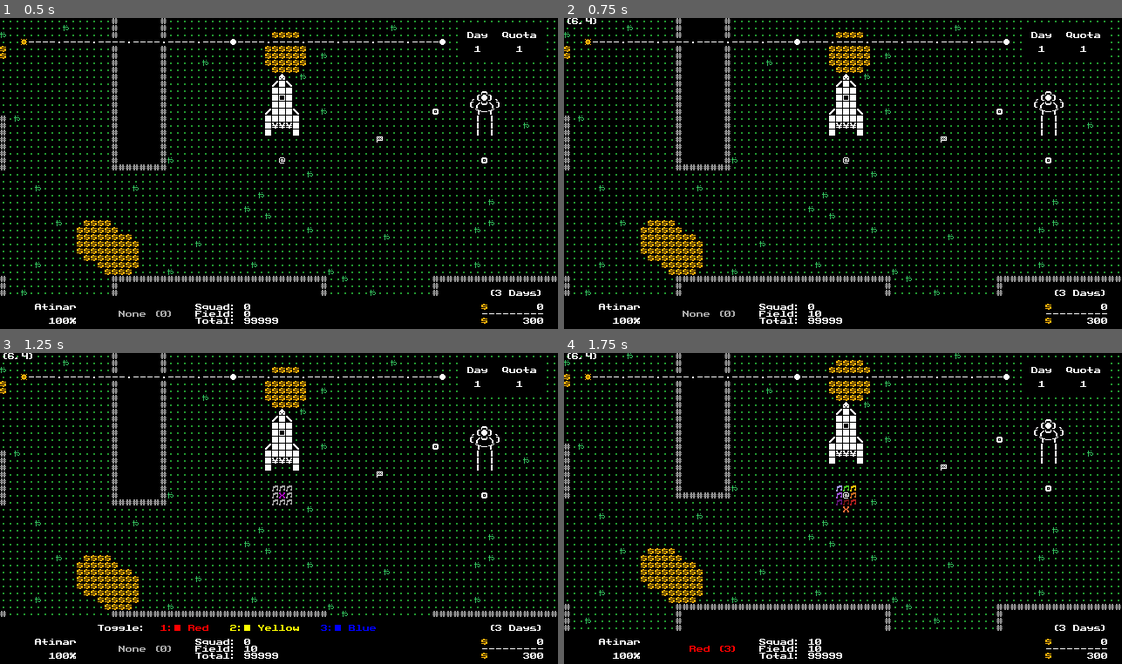
Above: before the commit, frames 1-4 (two rows, left to right).
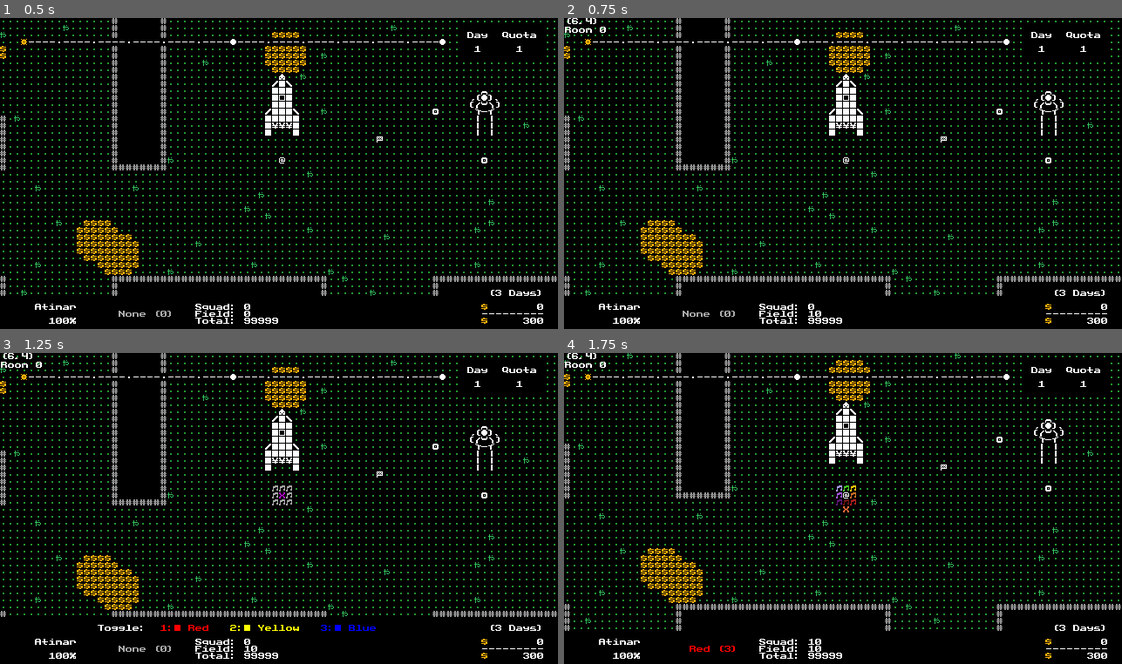
Above: after the commit, the same moments.

Repository: w00tyd00d/Roguemin
Game: Godot game, scene res://prefabs/main.tscn
Two runs of this game, one before a commit and one after it. Both use one fixed random seed, a clock stepped at 60 frames per second and the inputs below.
Inputs (mouse positions are in pixels of both pictures, inside the frame that each line leads up to):
- Up to frame 1 (0.5 s): no input
- Up to frame 2 (0.75 s): tap Enter (c_confirm) at 0.5 s; move the mouse to (843, 157) at 0.52 s; hold E (c_cycle_right) from 0.53 s (still down); tap F (c_throw) at 0.6 s; click (843, 157) at 0.67 s
- Up to frame 3 (1.25 s): keep holding E (c_cycle_right); tap W (c_whistle) at 0.8 s
- Up to frame 4 (1.75 s): tap Enter (c_confirm) at 1.25 s; move the mouse to (731, 524) at 1.27 s; release E (c_cycle_right) at 1.28 s; hold Down (c_down) from 1.28 s (still down); tap W (c_whistle) at 1.35 s; tap F (c_throw) at 1.55 s

Frame 1 is identical in both runs. In frame 2, less than 0.1% of the frame differs, in the area x 0-8%, y 2-5%; in frame 3, less than 0.1%; in frame 4, less than 0.1%.

Commit message:
Fixed Home Base room not properly setting its exits

Diff:
--- a/scripts/world/debug_viewport.gd
+++ b/scripts/world/debug_viewport.gd
@@ -4,8 +4,12 @@
     var world := GameState.world
     var grid_pos := Vector2i(world.get_global_mouse_position() / Vector2(Globals.TILE_SIZE))
     var chunk_pos := grid_pos / Globals.CHUNK_SIZE
+    var room := world.get_chunk(chunk_pos).room
+    var debug_str := "({0},{1})".format([chunk_pos.x, chunk_pos.y])
+    if room:
+        debug_str += "\nRoom {0}".format([room.id])
 
-    GameState.update_debug_info.emit("({0},{1})".format([chunk_pos.x, chunk_pos.y]))
+    GameState.update_debug_info.emit(debug_str)
 
     if event.is_action_pressed(&"d_left_click"):
         for i in 10:
--- a/scripts/world/factory/world_architect.gd
+++ b/scripts/world/factory/world_architect.gd
@@ -9,7 +9,7 @@
 
 # Marked chunks to spawn walkers at when ready to make paths (outside of room)
 # The bool represents if the walker is connected to the main path or not
-var _marked_chunks : Dictionary[World.Chunk, bool] = {}
+var _marked_for_walker : Dictionary[World.Chunk, bool] = {}
 
 
 func run(world: World) -> void:
@@ -38,7 +38,8 @@
     var base_y := RNG.randi_range(2, world.size.y-4)
 
     _place_room(world, Vector2i(base_x, base_y), Rooms.HOME_BASE)
-    world.rooms[0].open = true
+    var base_room := world.rooms[0]
+    base_room.open = true
 
     # HARD CODED EXITS FOR NOW, MAY CHANGE IN THE FUTURE
     var top := world.get_chunk(Vector2i(base_x+1, base_y))
@@ -46,15 +47,15 @@
     var bot := world.get_chunk(Vector2i(base_x+1, base_y+1))
     var rgt := world.get_chunk(Vector2i(base_x+2, base_y+1))
 
-    top.add_edge(Direction.north, Type.Edge.PATH)
-    lft.add_edge(Direction.west, Type.Edge.PATH)
-    bot.add_edge(Direction.south, Type.Edge.PATH)
-    rgt.add_edge(Direction.east, Type.Edge.PATH)
-
-    _marked_chunks[top.get_neighbor(Direction.north)] = true
-    _marked_chunks[lft.get_neighbor(Direction.west)] = true
-    _marked_chunks[bot.get_neighbor(Direction.south)] = true
-    _marked_chunks[rgt.get_neighbor(Direction.east)] = true
+    base_room.set_exit(Direction.north, top)
+    base_room.set_exit(Direction.west, lft)
+    base_room.set_exit(Direction.south, bot)
+    base_room.set_exit(Direction.east, rgt)
+
+    _marked_for_walker[top.get_neighbor(Direction.north)] = true
+    _marked_for_walker[lft.get_neighbor(Direction.west)] = true
+    _marked_for_walker[bot.get_neighbor(Direction.south)] = true
+    _marked_for_walker[rgt.get_neighbor(Direction.east)] = true
 
     var home_chunk := world.get_chunk(Vector2i(base_x, base_y))
     Rooms.HOME_BASE.run_context_procedures(world, home_chunk.start)
@@ -96,7 +97,9 @@
         while exit_count > 0 and sides_left.size() > 0:
             var dir := sides_left[-1]
 
-            if room.exits.has(dir):
+            assert(not dir.is_diagonal)
+
+            if room.has_exit(dir):
                 sides_left.pop_back()
                 exit_count -= 1
                 continue
@@ -115,8 +118,8 @@
             if chunk.room.open:
                 break
 
-        var dirs := Direction.get_all()
-        dirs.shuffle()
+        #var dirs := Direction.get_all()
+        var dirs := Direction.get_cardinal(true)
 
         for dir in dirs:
             if dir in room.exits: continue
@@ -129,13 +132,14 @@
     # Add path edges to declared exits within each room
     for id in world.rooms:
         var room := world.rooms[id]
-        for dir in room.exits:
+        for vec in room.exits:
+            var dir := Direction.by_pattern(vec)
             var chunk := room.get_exit_chunk(dir)
             chunk.add_edge(dir, Type.Edge.PATH)
 
     # Spawn the walkers at each of the marked chunks
-    for chunk in _marked_chunks:
-        var connected := _marked_chunks[chunk]
+    for chunk in _marked_for_walker:
+        var connected := _marked_for_walker[chunk]
         walkers.append(Walker.new(world, chunk, connected))
 
     # Let each walker generate paths
@@ -144,6 +148,8 @@
         for walker in walkers:
             if walker.walk():
                 alive_walkers.append(walker)
+            else:
+                walker.active = false
         walkers = alive_walkers
         print(walkers.size(), " walkers left alive!")
 
@@ -187,7 +193,7 @@
             # IF PROCGEN ROOM, SYNC EXIT CHUNK WITH NEIGHBOR IF ONE EXISTS
 
             # For now, we treat all rooms as procgen rooms
-            if _marked_chunks.has(chunk):
+            if _marked_for_walker.has(chunk):
                 var vec : Vector2i = chunk.edges.keys()[0]
                 var dir := Direction.by_pattern(vec)
                 var nbr := chunk.get_neighbor(dir)
@@ -200,7 +206,7 @@
                     room.cluster = cluster
                     nbr.room.cluster = cluster
 
-                _marked_chunks.erase(chunk)
+                _marked_for_walker.erase(chunk)
 
             chunk.type = Type.Chunk.ROOM
             chunk.room = room
@@ -275,24 +281,25 @@
         Type.Chunk.VOID: return false
 
         Type.Chunk.ROOM:
-            if nbr.room.exits.has(dir.opposite):
+            if nbr.room.has_exit(dir.opposite):
                 return false
             nbr.room.set_exit(dir.opposite, nbr)
 
         _:
             nbr.type = Type.Chunk.PATH
 
-            if not _marked_chunks.has(nbr):
-                _marked_chunks[nbr] = false
+            if not _marked_for_walker.has(nbr):
+                _marked_for_walker[nbr] = false
 
             if room.cluster:
                 room.cluster.set_open()
             else:
                 room.open = true
 
+    assert(not dir.is_diagonal)
+
     var exit_chunk = world.get_chunk(pos + Vector2i(x, y))
     room.set_exit(dir, exit_chunk)
-    exit_chunk.add_edge(dir, Type.Edge.PATH)
 
     return true
 
@@ -347,15 +354,28 @@
     var stack : Array[Vector2i] = []
     var history := {}
 
-    func _init(_world: World, chunk: World.Chunk, _connected := false) -> void:
+    var marked_chunks : Dictionary[World.Chunk, WeakRef]
+    var active := true
+
+    func _init(
+            _world: World,
+            chunk: World.Chunk,
+            _connected := false,
+            _marked_chunks : Dictionary[World.Chunk, WeakRef] = {}) -> void:
+
         world = _world
         connected = _connected
+        marked_chunks = _marked_chunks
+
         chunk_position = chunk.chunk_position
         history[current_chunk] = true
+
         if connected:
             current_chunk.connected = true
 
     func walk() -> bool:
+        marked_chunks[current_chunk] = weakref(self)
+
         # for dir in Direction.get_all(true):
         for dir in Direction.get_cardinal(true):
             if current_chunk.get_edge(dir) != Type.Edge.NONE:
@@ -363,7 +383,7 @@
 
             var nbr := current_chunk.get_neighbor(dir)
 
-            if not nbr.valid_path:
+            if not nbr.valid_path_chunk:
                 continue
 
             print(self, ": ", "Neighbor type is: ", nbr.type)
@@ -378,12 +398,12 @@
                 adj1.type = Type.Chunk.VOID
                 adj2.type = Type.Chunk.VOID
 
+            assert(nbr.type != Type.Chunk.ROOM)
             current_chunk.add_edge(dir, Type.Edge.PATH)
             nbr.type = Type.Chunk.PATH
 
-            if nbr.connected:
+            if nbr.connected or _path_collided(nbr):
                 return resolve()
-
 
             stack.append(chunk_position)
             chunk_position += dir.vector
@@ -416,3 +436,10 @@
         for chunk: World.Chunk in history:
             chunk.connected = true
         return false
+
+    func _path_collided(chunk: World.Chunk) -> bool:
+        if not marked_chunks.has(chunk):
+            return false
+
+        var walker := marked_chunks[chunk].get_ref() as Walker
+        return walker != null and walker != self and walker.active
--- a/scripts/world/world.gd
+++ b/scripts/world/world.gd
@@ -237,7 +237,8 @@
 
 
 func add_room(room: Room) -> void:
-    rooms[rooms.size()] = room
+    room.id = rooms.size()
+    rooms[room.id] = room
 
 
 func _create_tiles() -> Array[Array]:
@@ -289,7 +290,7 @@
     var empty : bool :
         get: return type == Type.Chunk.NONE or type == Type.Chunk.VOID
 
-    var valid_path : bool :
+    var valid_path_chunk : bool :
         get: return type == Type.Chunk.NONE or type == Type.Chunk.PATH
 
     func _init(_world: World, _pos: Vector2i) -> void:
@@ -322,6 +323,7 @@
 class Room:
     var blueprint : RoomBlueprint
 
+    var id : int
     var size : Vector2i
     var chunk_position : Vector2i
     var chunk_area : Array[Chunk]
@@ -331,7 +333,7 @@
 
     ## Dictionary of exits inside the room, listed by the direction of the exit
     ## with chunk the exit stems from as a value
-    var exits : Dictionary[Direction, Chunk] = {}
+    var exits : Dictionary[Vector2i, Chunk] = {}
 
     ## Used as a flag to ensure the room is connected to a path
     var open := false
@@ -347,10 +349,14 @@
         chunk_area = area
 
     func set_exit(dir: Direction, chunk: Chunk) -> void:
-        exits[dir] = chunk
+        exits[dir.vector] = chunk
+        chunk.add_edge(dir, Type.Edge.PATH)
+
+    func has_exit(dir: Direction) -> bool:
+        return exits.has(dir.vector)
 
     func get_exit_chunk(dir: Direction) -> Chunk:
-        return exits.get(dir, null)
+        return exits.get(dir.vector, null)
 
 
 class Cluster:
